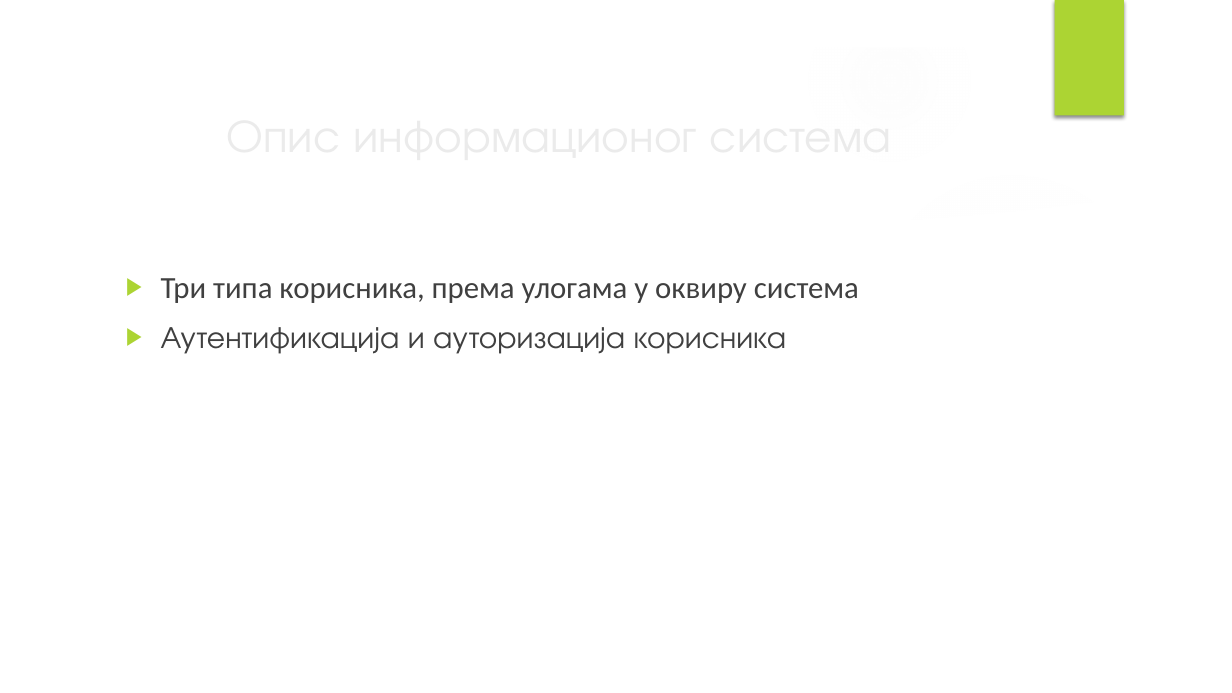
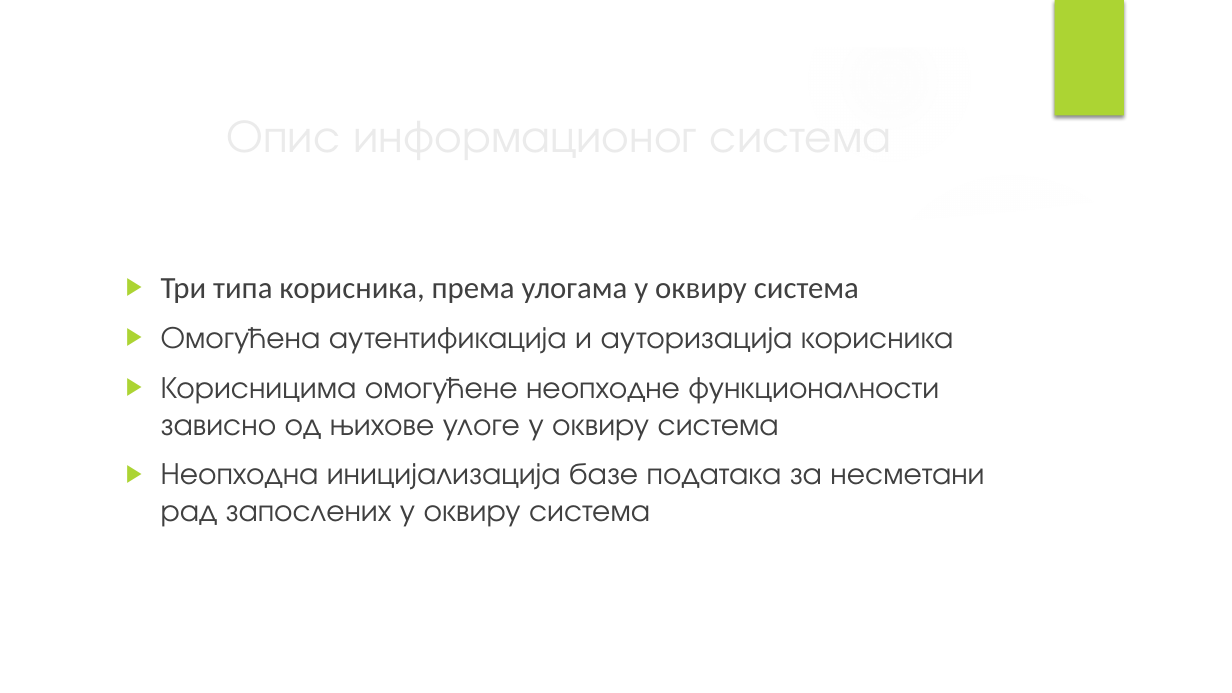
Before and after one commit to Bozo9977/Projekat, a slide deck: slide 3 of PrezentacijaDiplomski.pptx. Drawn at 1232x693 pixels with LibreOffice and Linux fonts; fonts in the diff are those of the drawing; background and template pictures are left out. Boxes give left, top, right and bottom in pixels: in the first picture for what was removed or moved away, otherwise in the second. Text is boxed around its words. In the diff, an @@ line names an element or a change of style, - is before the commit and + after.

```diff
--- a/PrezentacijaDiplomski.pptx
+++ b/PrezentacijaDiplomski.pptx
@@ text at (161,327,984,527): text changed @@
-▶ Аутентификација и ауторизација корисника
+▶ Омогућена аутентификација и ауторизација корисника
+▶ Корисницима омогућене неопходне функционалности зависно од њихове улоге у оквиру система
+▶ Неопходна иницијализација базе података за несметани рад запослених у оквиру система
```
Also in this commit, not shown: 7 slides added, 16 other files.
